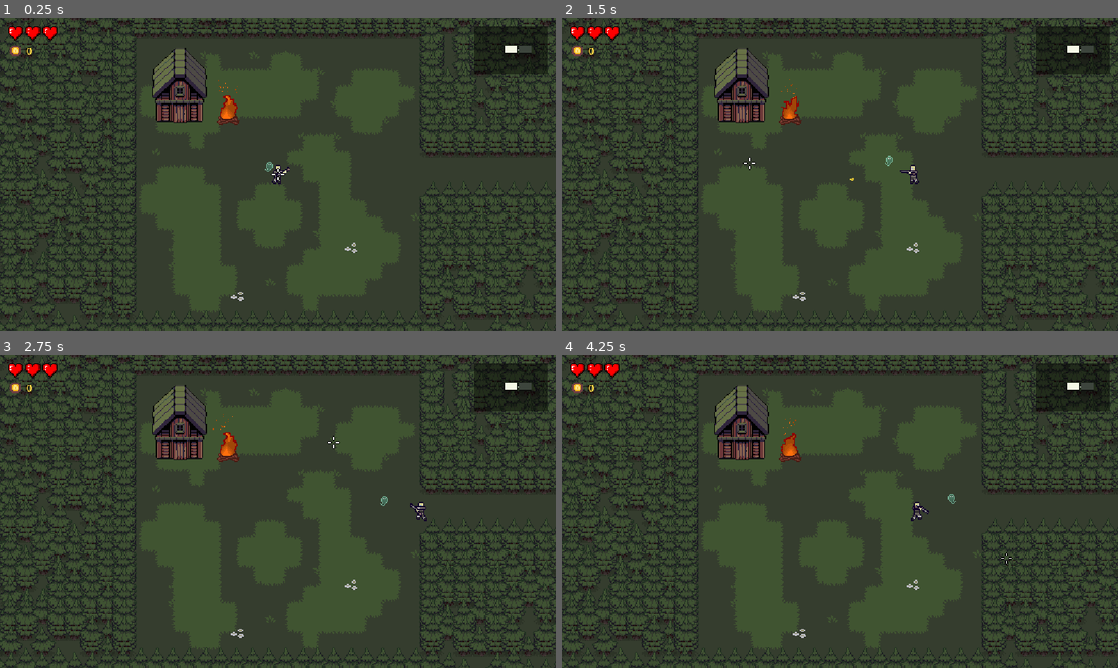
Above: before the commit, frames 1-4 (two rows, left to right).
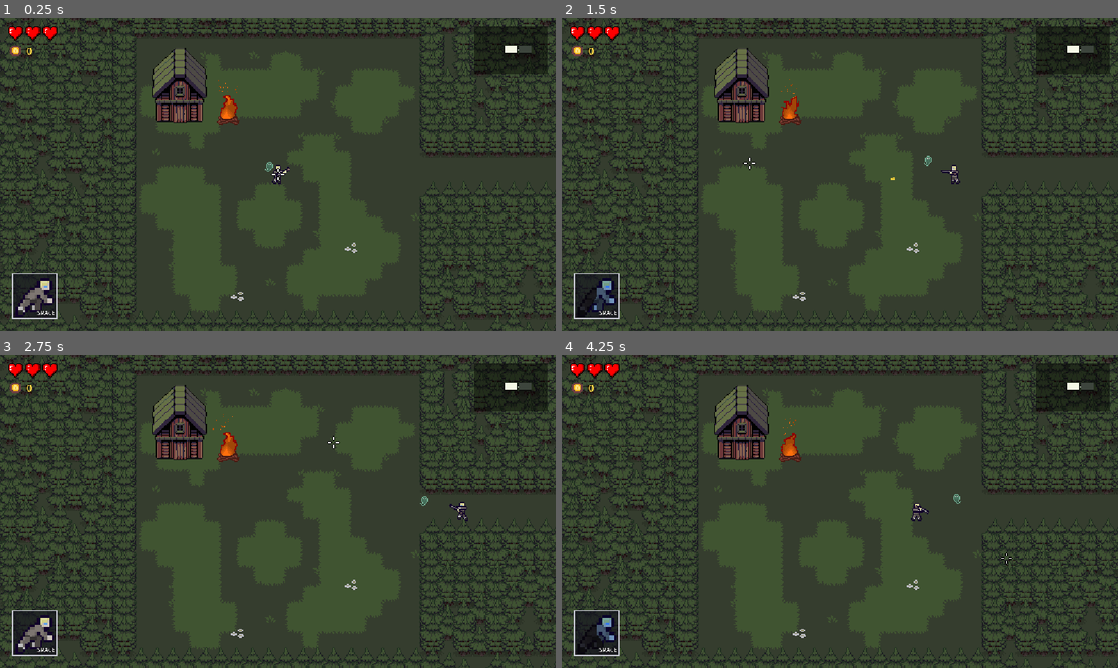
Above: after the commit, the same moments.

Repository: Silgnis/Game-Design-Project
Game: Godot game, scene res://Scenes/Main.tscn
The game is run twice, just before and just after one commit, with the same random seed, the same clock (stepped at 60 frames per second) and the same inputs. Sound files missing from this copy of the repository are replaced by a short silence.
Inputs (mouse positions are in pixels of both pictures, inside the frame that each line leads up to):
- Up to frame 1 (0.25 s): no input
- Up to frame 2 (1.5 s): tap Enter at 0.5 s; move the mouse to (962, 158) at 0.52 s; hold Right (right) 0.53-1.25 s; tap Space (dash, bound only after the commit) at 0.6 s; click (962, 158) at 0.67 s; drag from (728, 190) to (789, 108) at 1.27 s
- Up to frame 3 (2.75 s): move the mouse to (333, 442) at 2.02 s; hold Right (right) from 2.03 s (still down); tap Space (dash, bound only after the commit) at 2.1 s
- Up to frame 4 (4.25 s): release Right (right) at 2.75 s; drag from (812, 574) to (789, 452) at 2.77 s; move the mouse to (1006, 558) at 3.52 s; hold Left (left) from 3.53 s (still down); tap Space (dash, bound only after the commit) at 3.6 s

The runs differ from the first frame. In frame 1, 0.9% of the frame differs, in the area x 2-11%, y 81-97%; in frame 2, 1.2%, in the area x 2-72%, y 44-97%; in frame 3, 1.1%; in frame 4, 1.1%.

Commit message:
Added dash and skeleton for myling ability

Diff:
--- a/Scenes/player_ui.tscn
+++ b/Scenes/player_ui.tscn
@@ -3,6 +3,19 @@
 [ext_resource type="Script" path="res://Scripts/player_ui.gd" id="1_pui"]
 [ext_resource type="Texture2D" uid="uid://kf71u3aj5lmk" path="res://Resources/Custom Assets/heart.png" id="2_heart"]
 [ext_resource type="Texture2D" uid="uid://6ept8bm3uika" path="res://Resources/kenney_pixel-platformer/Tiles/tile_0151.png" id="3_coin"]
+[ext_resource type="Texture2D" uid="uid://bewcqmxgvjxhe" path="res://Resources/Custom Assets/Player/Player_Dash.png" id="4_dash"]
+
+[sub_resource type="AtlasTexture" id="AtlasTexture_dash_icon"]
+atlas = ExtResource("4_dash")
+region = Rect2(0, 1, 18, 17)
+
+[sub_resource type="StyleBoxFlat" id="StyleBoxFlat_slot"]
+bg_color = Color(0.08, 0.08, 0.12, 0.7)
+border_width_left = 3
+border_width_top = 3
+border_width_right = 3
+border_width_bottom = 3
+border_color = Color(0.85, 0.85, 0.9, 0.9)
 
 [node name="PlayerUI" type="CanvasLayer"]
 script = ExtResource("1_pui")
@@ -55,3 +68,54 @@
 theme_override_font_sizes/font_size = 22
 text = "0"
 vertical_alignment = 1
+
+[node name="Abilities" type="HBoxContainer" parent="."]
+anchors_preset = 2
+anchor_top = 1.0
+anchor_bottom = 1.0
+offset_left = 24.0
+offset_top = -120.0
+offset_right = 220.0
+offset_bottom = -24.0
+grow_vertical = 0
+theme_override_constants/separation = 16
+
+[node name="DashSlot" type="Panel" parent="Abilities"]
+custom_minimum_size = Vector2(96, 96)
+layout_mode = 2
+theme_override_styles/panel = SubResource("StyleBoxFlat_slot")
+
+[node name="DashIcon" type="TextureProgressBar" parent="Abilities/DashSlot"]
+unique_name_in_owner = true
+texture_filter = 1
+layout_mode = 0
+offset_left = 39.0
+offset_top = 39.5
+offset_right = 57.0
+offset_bottom = 56.5
+scale = Vector2(5, 5)
+pivot_offset = Vector2(9, 8.5)
+value = 100.0
+fill_mode = 4
+texture_under = SubResource("AtlasTexture_dash_icon")
+texture_progress = SubResource("AtlasTexture_dash_icon")
+tint_under = Color(0.2, 0.2, 0.25, 0.8)
+
+[node name="KeyHint" type="Label" parent="Abilities/DashSlot"]
+layout_mode = 1
+anchors_preset = 3
+anchor_left = 1.0
+anchor_top = 1.0
+anchor_right = 1.0
+anchor_bottom = 1.0
+offset_left = -60.0
+offset_top = -22.0
+offset_right = -6.0
+offset_bottom = -2.0
+grow_horizontal = 0
+grow_vertical = 0
+theme_override_colors/font_outline_color = Color(0, 0, 0, 1)
+theme_override_constants/outline_size = 4
+theme_override_font_sizes/font_size = 12
+text = "SPACE"
+horizontal_alignment = 2
--- a/Scripts/player_new.gd
+++ b/Scripts/player_new.gd
@@ -26,6 +26,17 @@
 @export var MOVE_SPEED = 100.0
 @export var ACCELERATION = 2000.0
 @export var DECELERATION = 1600.0
+
+# Dash Controls
+@export var dash_speed: float = 320.0
+@export var dash_duration: float = 0.18
+@export var dash_cooldown: float = 1.5
+@export var dash_invincible: bool = true # Ignore damage while dashing
+var is_dashing: bool = false
+var dash_time_left: float = 0.0
+var dash_cooldown_left: float = 0.0
+var dash_direction: Vector2 = Vector2.ZERO
+var last_move_direction: Vector2 = Vector2.RIGHT
 
 # Fire Rate Controls
 @export var fire_rate: float = 0.25  # Time in seconds between shots
@@ -97,18 +108,54 @@
 		shoot()
 		shoot_cooldown_timer = fire_rate  # Reset cooldown
 
-	movement(delta)
+	update_dash(delta)
+	if Input.is_action_just_pressed("dash"):
+		try_dash()
+
+	if is_dashing:
+		velocity = dash_direction * dash_speed
+	else:
+		movement(delta)
 	move_and_slide()
 
 func movement(delta: float) -> void:
 	var direction = Input.get_vector("left","right","up","down").normalized()
 
 	if direction != Vector2.ZERO:
+		last_move_direction = direction
 		velocity = velocity.move_toward(direction * MOVE_SPEED, ACCELERATION * delta)
 		animated_sprite_2d.play("default")
 	else:
 		velocity = velocity.move_toward(Vector2.ZERO, DECELERATION * delta)
 		animated_sprite_2d.play("idle")
+
+func try_dash() -> void:
+	if is_dashing or dash_cooldown_left > 0.0:
+		return
+
+	# Dash where the player is moving, or the last direction moved if standing still
+	var input_dir = Input.get_vector("left","right","up","down")
+	var dir = input_dir if input_dir != Vector2.ZERO else last_move_direction
+	# Snap to the 8 directions so diagonals are exact 45 degrees
+	dash_direction = Vector2.RIGHT.rotated(snappedf(dir.angle(), PI / 4))
+
+	is_dashing = true
+	dash_time_left = dash_duration
+	dash_cooldown_left = dash_cooldown
+	animated_sprite_2d.play("dash")
+	player_ui.update_dash(0.0)
+
+func update_dash(delta: float) -> void:
+	if is_dashing:
+		dash_time_left -= delta
+		if dash_time_left <= 0.0:
+			is_dashing = false
+			# Exit at walking speed so the deceleration feels smooth instead of a hard stop
+			velocity = dash_direction * MOVE_SPEED
+
+	if dash_cooldown_left > 0.0:
+		dash_cooldown_left = max(dash_cooldown_left - delta, 0.0)
+		player_ui.update_dash(1.0 - dash_cooldown_left / dash_cooldown)
 
 func _on_animated_sprite_2d_frame_changed() -> void:
 	# Only execute when walking and actively moving
@@ -171,6 +218,8 @@
 		gunshot_sfx.play()
 
 func take_damage(_amount: int) -> void:
+	if is_dashing and dash_invincible:
+		return
 	current_health -= 1
 	player_ui.update_hearts(current_health)
 	flash_red()
--- a/Scripts/player_ui.gd
+++ b/Scripts/player_ui.gd
@@ -8,6 +8,11 @@
 
 @onready var hearts: Array[Node] = $Hearts.get_children()
 @onready var coin_label: Label = $Coins/CoinLabel
+@onready var dash_icon: TextureProgressBar = %DashIcon
+
+const DASH_READY_TINT = Color(1, 1, 1, 1)
+const DASH_CHARGING_TINT = Color(0.55, 0.75, 1, 1)
+const DASH_ICON_SCALE = Vector2(5, 5)
 
 func update_hearts(current_health: int) -> void:
 	for i in hearts.size():
@@ -23,3 +28,15 @@
 
 func update_coins(amount: int) -> void:
 	coin_label.text = str(amount)
+
+# progress goes from 0 (just dashed) to 1 (ready)
+func update_dash(progress: float) -> void:
+	var was_ready = dash_icon.value >= dash_icon.max_value
+	dash_icon.value = progress * dash_icon.max_value
+	var is_ready = dash_icon.value >= dash_icon.max_value
+	dash_icon.tint_progress = DASH_READY_TINT if is_ready else DASH_CHARGING_TINT
+
+	# Small pop when the dash comes back
+	if is_ready and not was_ready:
+		dash_icon.scale = DASH_ICON_SCALE * 1.3
+		create_tween().tween_property(dash_icon, "scale", DASH_ICON_SCALE, 0.15)
--- a/project.godot
+++ b/project.godot
@@ -58,6 +58,12 @@
 , Object(InputEventKey,"resource_local_to_scene":false,"resource_name":"","device":-1,"window_id":0,"alt_pressed":false …(183 unchanged characters)…
 ]
 }
+dash={
+"deadzone": 0.2,
+"events": [Object(InputEventKey,"resource_local_to_scene":false,"resource_name":"","device":-1,"window_id":0,"alt_pressed":false,"shift_pressed":false,"ctrl_pressed":false,"meta_pressed":false,"pressed":false,"keycode":0,"physical_keycode":32,"key_label":0,"unicode":32,"location":0,"echo":false,"script":null)
+, Object(InputEventKey,"resource_local_to_scene":false,"resource_name":"","device":-1,"window_id":0,"alt_pressed":false,"shift_pressed":false,"ctrl_pressed":false,"meta_pressed":false,"pressed":false,"keycode":0,"physical_keycode":4194325,"key_label":0,"unicode":0,"location":0,"echo":false,"script":null)
+]
+}
 
 [layer_names]
 
